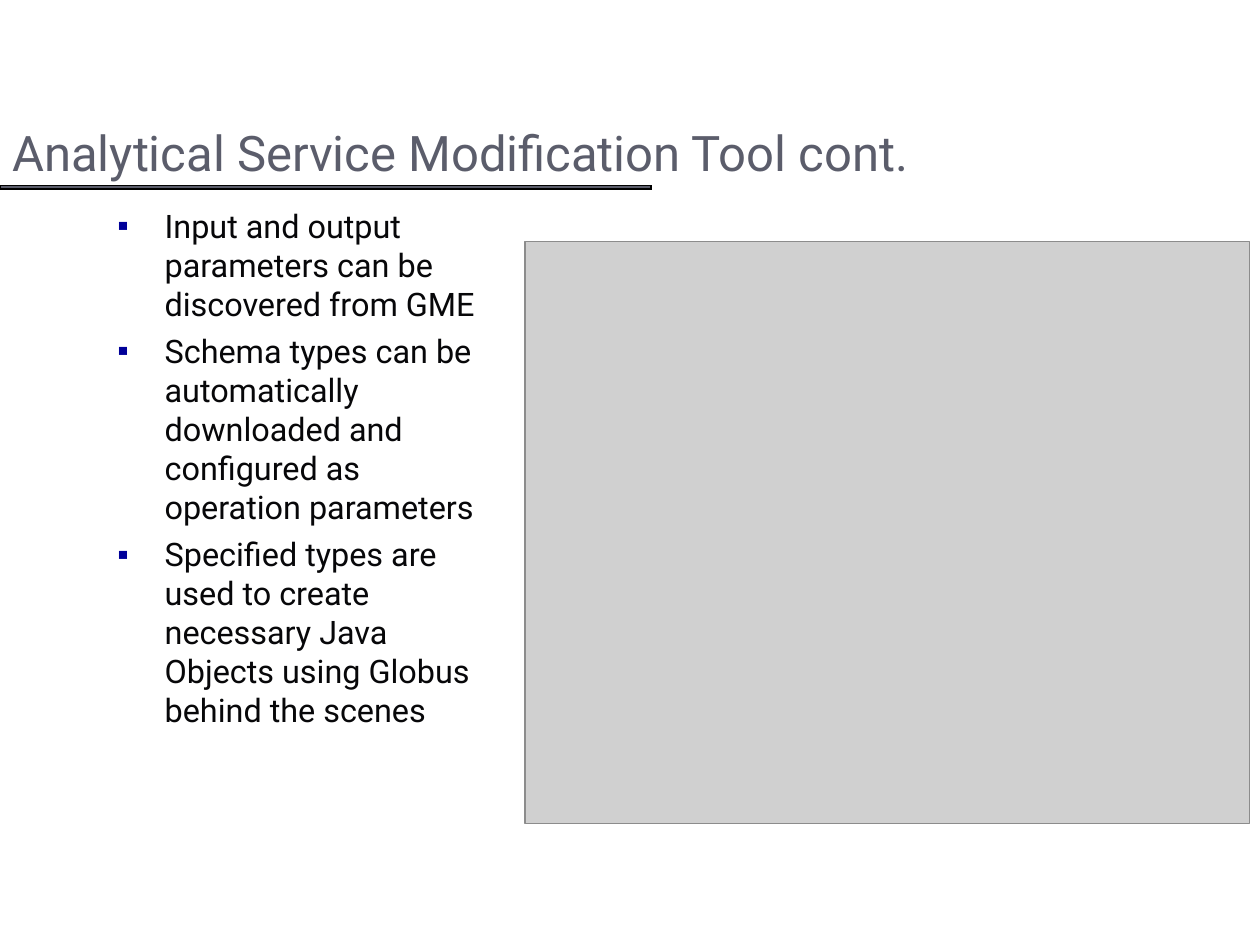
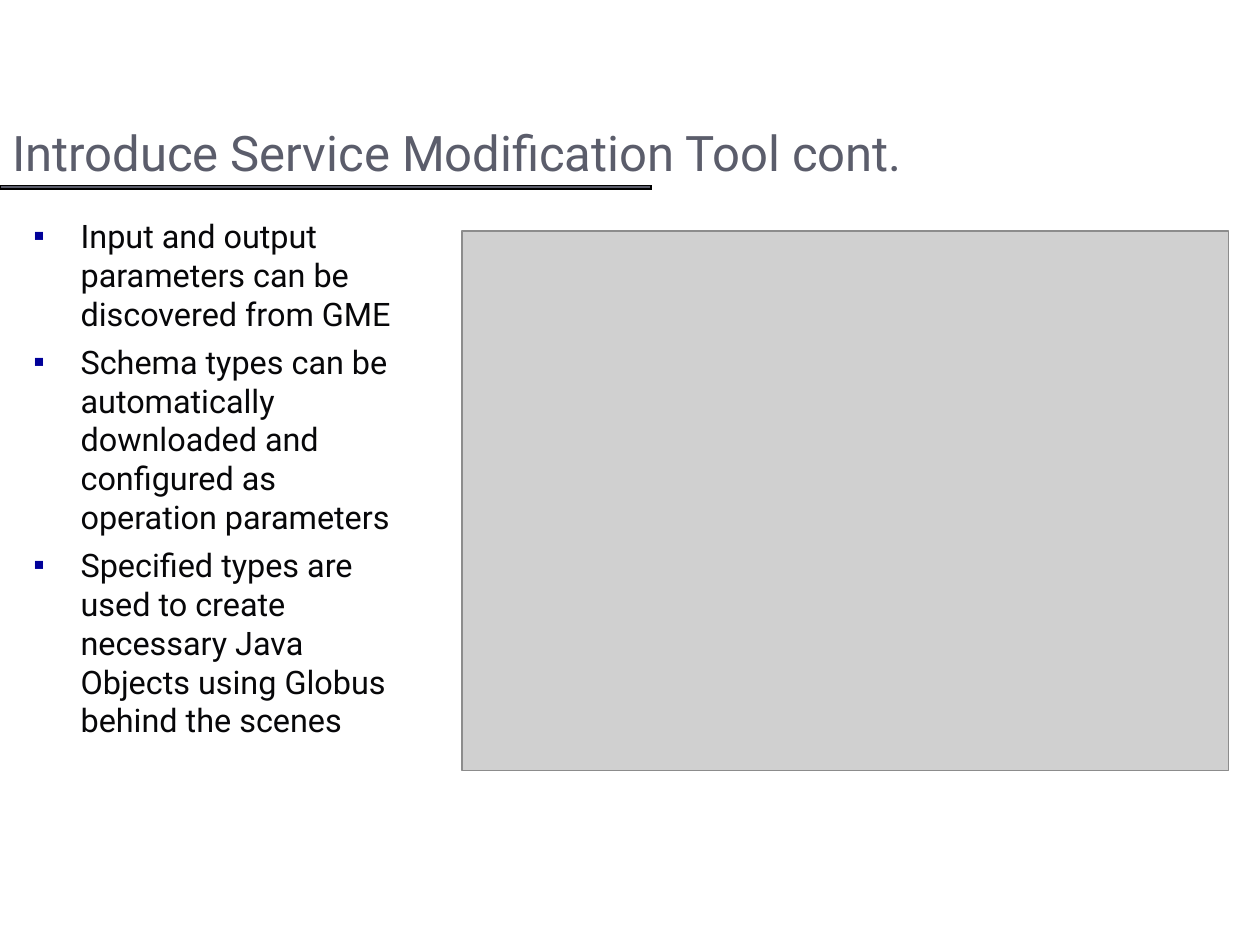
Before and after one commit to NCIP/cagrid-docs, a slide deck: slide 11 of presentations/introduce/Introduce_DIALOGUE2.ppt (slide 15 before the commit). Drawn at 1260x945 pixels with LibreOffice and Linux fonts; fonts in the diff are those of the drawing; grey boxes stand for pictures; background and template pictures are left out. Boxes give left, top, right and bottom in pixels: in the first picture for what was removed or moved away, otherwise in the second. Text is boxed around its words. In the diff, an @@ line names an element or a change of style, - is before the commit and + after.

```diff
--- a/presentations/introduce/Introduce_DIALOGUE2.ppt
+++ b/presentations/introduce/Introduce_DIALOGUE2.ppt
@@ title at box(12, 134, 901, 172): text changed @@
-Analytical Service Modification Tool cont.
+Introduce Service Modification Tool cont.
@@ text "Input and output parameters can ...": place and size @@
-text "Input and output parameters can ..." at box(165, 213, 475, 723)
+text "Input and output parameters can ..." at box(81, 223, 391, 733)
@@ picture: place and size @@
-picture at box(525, 242, 1250, 824)
+picture at box(462, 231, 1228, 770)
```
Also in this commit, not shown: 12 other slides changed, 1 slide added, 24 slides removed, 1 other file.
